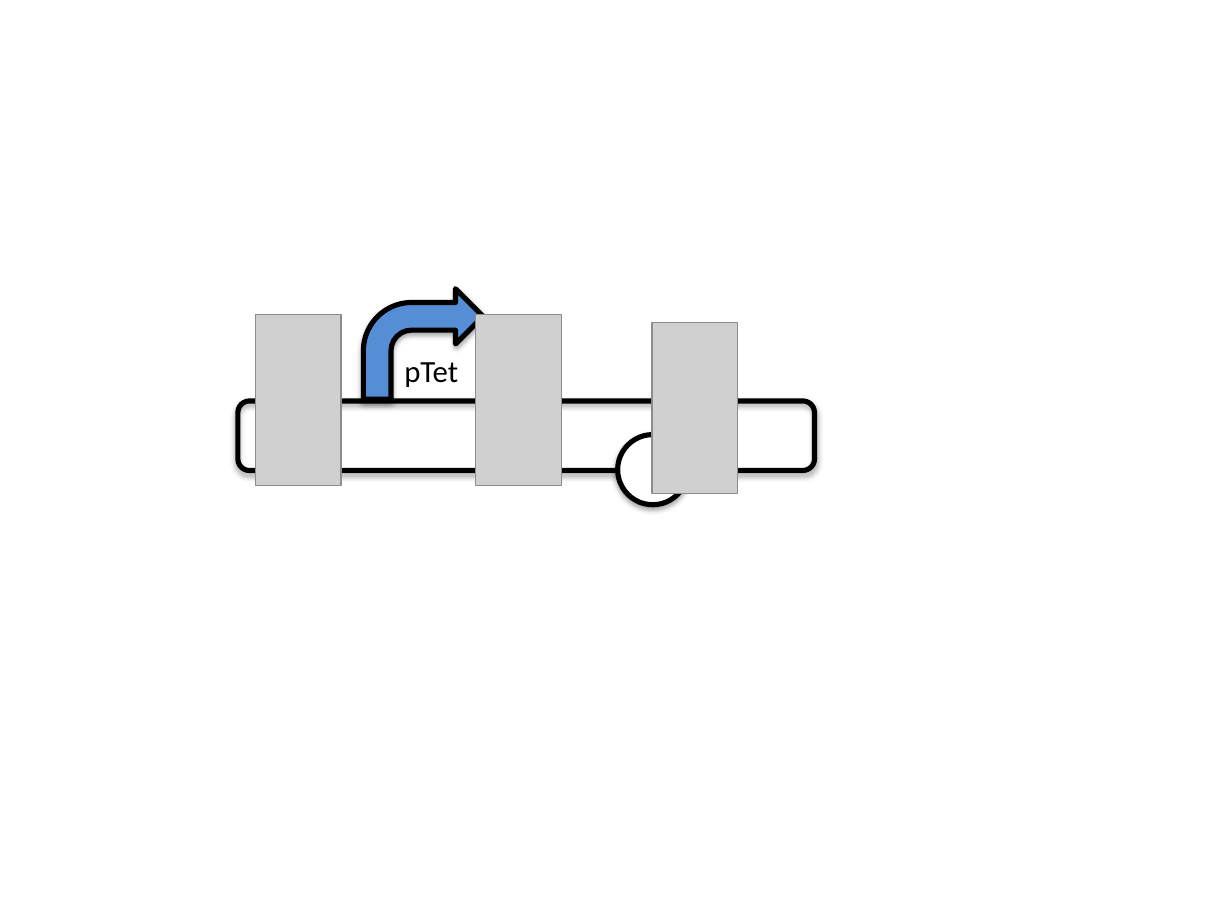
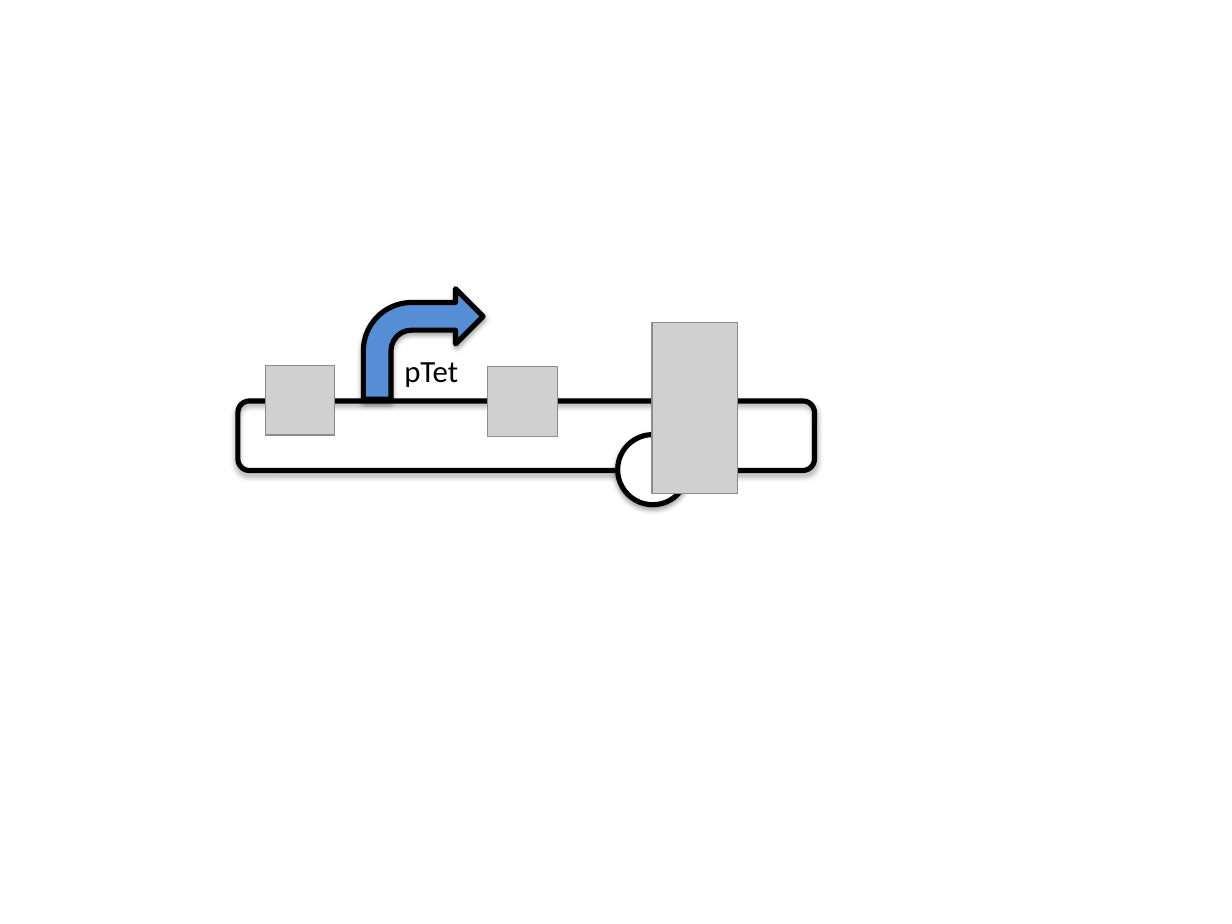
Before and after one commit to SynBioDex/SBOL-visual, a slide deck: slide 3 of specification/imgsrc/examples.pptx. Drawn at 1232x924 pixels with LibreOffice and Linux fonts; fonts in the diff are those of the drawing; grey boxes stand for pictures. Boxes give left, top, right and bottom in pixels: in the first picture for what was removed or moved away, otherwise in the second. Text is boxed around its words. In the diff, an @@ line names an element or a change of style, - is before the commit and + after.

```diff
--- a/specification/imgsrc/examples.pptx
+++ b/specification/imgsrc/examples.pptx
@@ picture removed at (x1=255, y1=315, x2=340, y2=487) @@
@@ picture removed at (x1=476, y1=315, x2=561, y2=487) @@
@@ picture added at (x1=265, y1=366, x2=335, y2=436) @@
@@ rectangle added at (x1=266, y1=389, x2=328, y2=414), fill #FFFFFF @@
@@ rectangle added at (x1=488, y1=387, x2=549, y2=411), fill #FFFFFF @@
@@ picture added at (x1=488, y1=367, x2=558, y2=437) @@
```
Also in this commit, not shown: 3 other slides changed, 5 other files.
